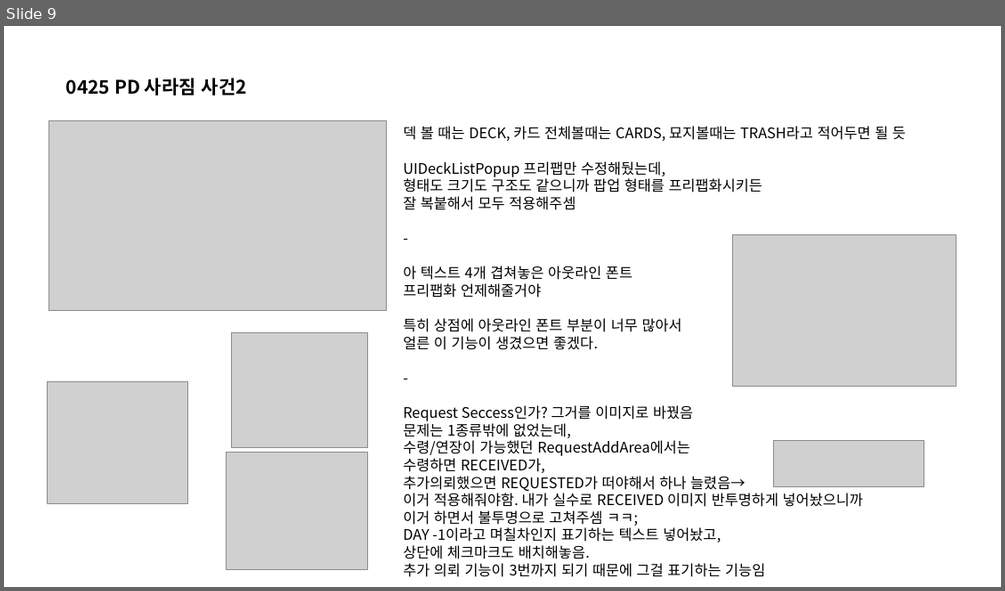
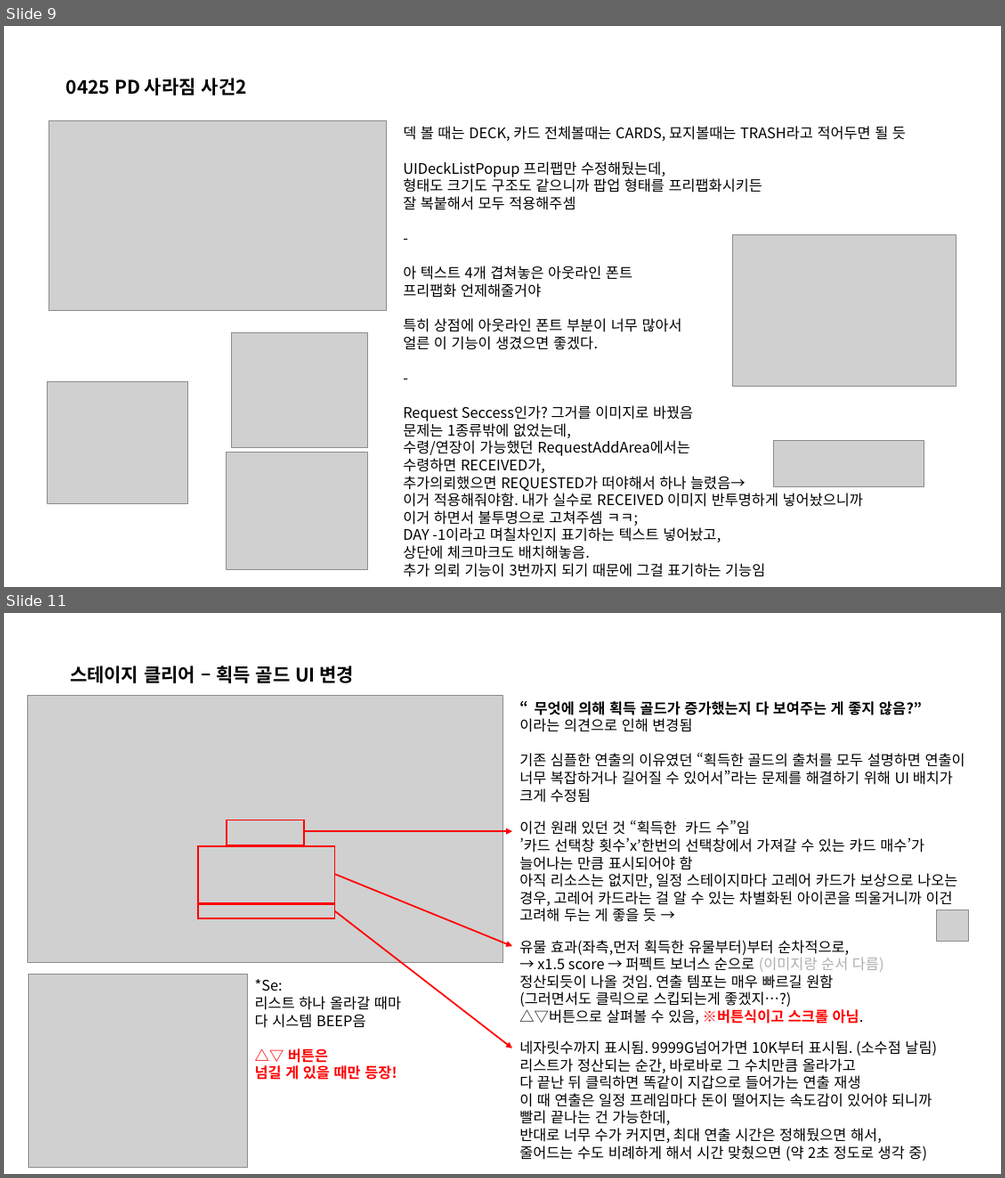
Before and after one commit to kauthor/FluffyDisdog, a slide deck: Plan/기획서/땅부수기2026 ch2.pptx. Shown one above the other, each under a label of ours: slide 9 before the commit, slides 9 and 11 after it; the slides between them are not shown. The pictures are 1005x591 and 1005x1178 pixels, drawn with LibreOffice and Linux fonts; fonts in the diff are those of the drawing; grey boxes stand for pictures. Boxes give left, top, right and bottom in pixels: in the first picture for what was removed or moved away, otherwise in the second. Text is boxed around its words. In the diff, an @@ line names an element or a change of style, - is before the commit and + after.

Commit message:
스테이지 클리어 화면(획득 골드 안내)에 대한 UI 기획을 수정했어.

```diff
--- a/Plan/기획서/땅부수기2026 ch2.pptx
+++ b/Plan/기획서/땅부수기2026 ch2.pptx
@@ slide 11 added at (x1=4, y1=613, x2=1001, y2=1174), background #FFFFFF @@
@@ text added at (x1=70, y1=666, x2=355, y2=683), 18 pt, text #000000, bold @@
+스테이지 클리어 – 획득 골드 UI 변경
@@ picture added at (x1=28, y1=695, x2=502, y2=962) @@
@@ text added at (x1=519, y1=701, x2=965, y2=803), 14 pt, text #000000 @@
+“무엇에 의해 획득 골드가 증가했는지 다 보여주는 게 좋지 않음?”
+이라는 의견으로 인해 변경됨
+기존 심플한 연출의 이유였던 “획득한 골드의 출처를 모두 설명하면 연출이 너무 복잡하거나 길어질 수 있어서”라는 문제를 해결하기 위해 UI 배치가 크게 수정됨
@@ rectangle added at (x1=226, y1=820, x2=304, y2=845), outline #FF0000 1.5 pt @@
@@ text added at (x1=519, y1=819, x2=957, y2=922), 14 pt, text #000000 @@
+이건 원래 있던 것 “획득한 카드 수”임
+’카드 선택창 횟수’x’한번의 선택창에서 가져갈 수 있는 카드 매수’가 늘어나는 만큼 표시되어야 함
+아직 리소스는 없지만, 일정 스테이지마다 고레어 카드가 보상으로 나오는 경우, 고레어 카드라는 걸 알 수 있는 차별화된 아이콘을 띄울거니까 이건 고려해 두는 게 좋을 듯 →
@@ rectangle added at (x1=198, y1=846, x2=335, y2=903), outline #FF0000 1.5 pt @@
@@ arrow added from (304, 831) to (512, 831), #FF0000 1.5 pt @@
@@ arrow added from (334, 874) to (512, 946), #FF0000 1.5 pt @@
@@ rectangle added at (x1=198, y1=904, x2=335, y2=918), outline #FF0000 1.5 pt @@
@@ arrow added from (334, 911) to (512, 1048), #FF0000 1.5 pt @@
@@ picture added at (x1=937, y1=910, x2=968, y2=941) @@
@@ text added at (x1=519, y1=940, x2=884, y2=1024), 14 pt, text #000000 @@
+유물 효과(좌측,먼저 획득한 유물부터)부터 순차적으로,
+→ x1.5 score → 퍼펙트 보너스 순으로 (이미지랑 순서 다름)
+정산되듯이 나올 것임. 연출 템포는 매우 빠르길 원함
+(그러면서도 클릭으로 스킵되는게 좋겠지…?)
+△▽버튼으로 살펴볼 수 있음, ※버튼식이고 스크롤 아님.
@@ picture added at (x1=29, y1=974, x2=248, y2=1167) @@
@@ text added at (x1=255, y1=979, x2=401, y2=1079), 14 pt, text #000000 @@
+*Se:
+리스트 하나 올라갈 때마
+다 시스템 BEEP음
+△▽ 버튼은
+넘길 게 있을 때만 등장!
@@ text added at (x1=519, y1=1040, x2=937, y2=1160), 14 pt, text #000000 @@
+네자릿수까지 표시됨. 9999G넘어가면 10K부터 표시됨. (소수점 날림)
+리스트가 정산되는 순간, 바로바로 그 수치만큼 올라가고
+다 끝난 뒤 클릭하면 똑같이 지갑으로 들어가는 연출 재생
+이 때 연출은 일정 프레임마다 돈이 떨어지는 속도감이 있어야 되니까
+빨리 끝나는 건 가능한데,
+반대로 너무 수가 커지면, 최대 연출 시간은 정해뒀으면 해서,
+줄어드는 수도 비례하게 해서 시간 맞췄으면 (약 2초 정도로 생각 중)
```
Also in this commit, not shown: 1 slide changed.
